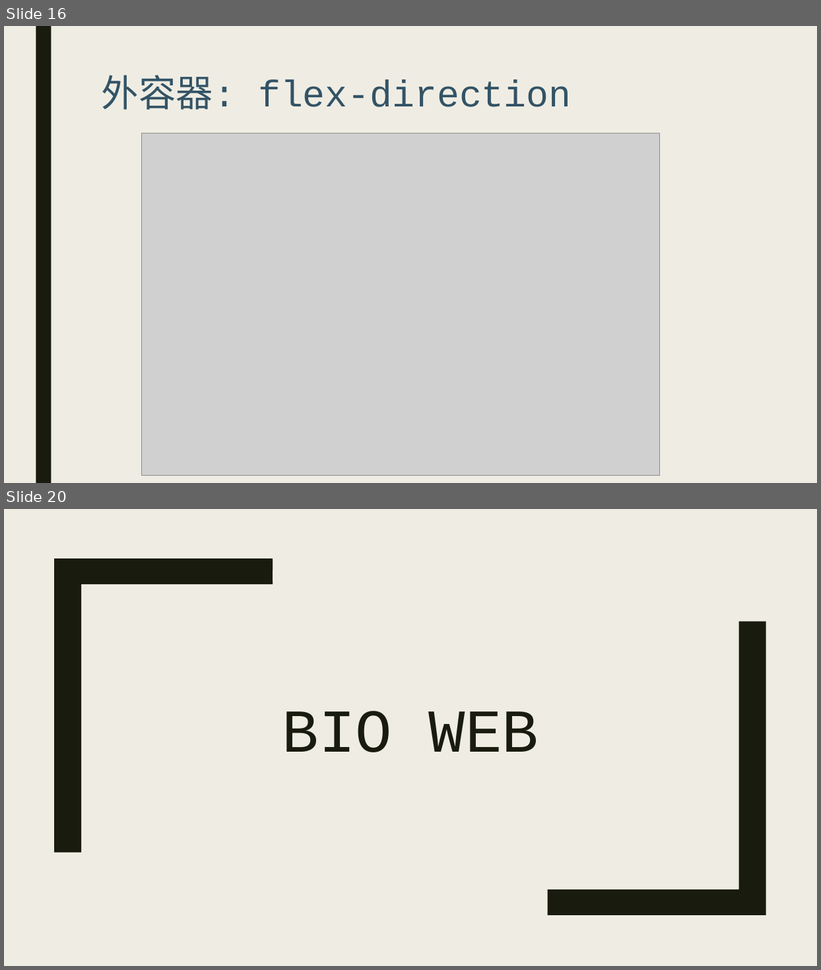
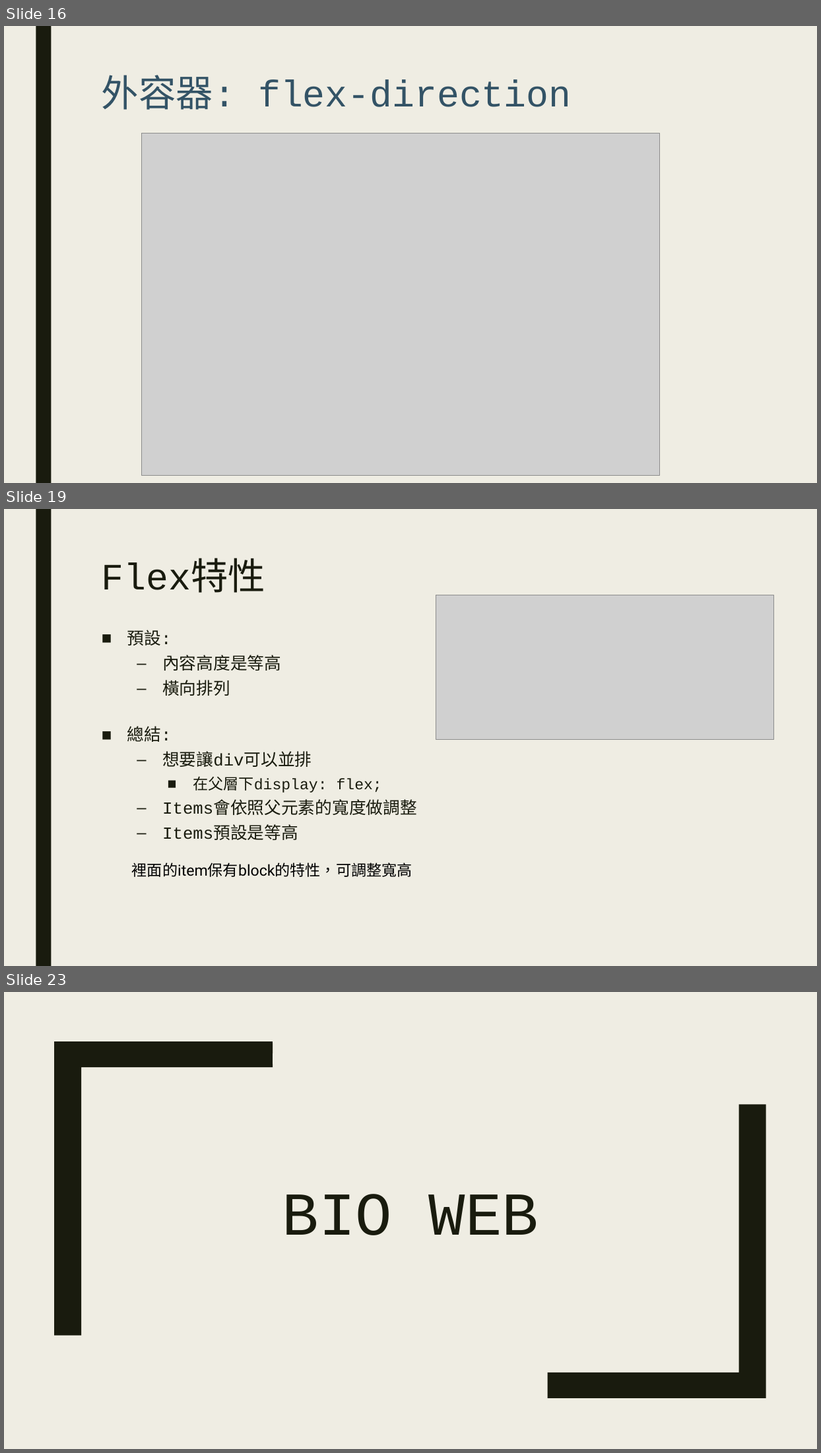
Before and after one commit to Alicexdcw/FrontEndTutorial, a slide deck: sidle-project-porfit.pptx. Shown one above the other, each under a label of ours: slides 16 and 20 before the commit, slides 16, 19 and 23 after it; the slides between them are not shown. The pictures are 821x970 and 821x1453 pixels, drawn with LibreOffice and Linux fonts; fonts in the diff are those of the drawing; grey boxes stand for pictures. Boxes give left, top, right and bottom in pixels: in the first picture for what was removed or moved away, otherwise in the second. Text is boxed around its words. In the diff, an @@ line names an element or a change of style, - is before the commit and + after.

```diff
--- a/sidle-project-porfit.pptx
+++ b/sidle-project-porfit.pptx
@@ slide 19 added at (4,509,817,966), background #EFEDE3; not listed: 1 template element that a slide beside it also shows @@
@@ title added at (102,562,266,593), 44 pt, text #191B0E @@
+Flex特性
@@ picture added at (436,595,774,739) @@
@@ text added at (127,630,281,696), 20 pt, text #191B0E @@
+■ 預設:
+  – 內容高度是等高
+  – 橫向排列
@@ text added at (127,726,417,840), 20 pt, text #191B0E @@
+■ 總結:
+  – 想要讓div可以並排
+    ■ 在父層下display: flex;
+  – Items會依照父元素的寬度做調整
+  – Items預設是等高
@@ text added at (132,863,413,877), 18 pt, text #000000 @@
+  裡面的item保有block的特性，可調整寬高
@@ what was slide 20 is now slide 23 @@
```
Also in this commit, not shown: 7 slides changed, 14 other slides added, 1 slide removed, 3 other files.
